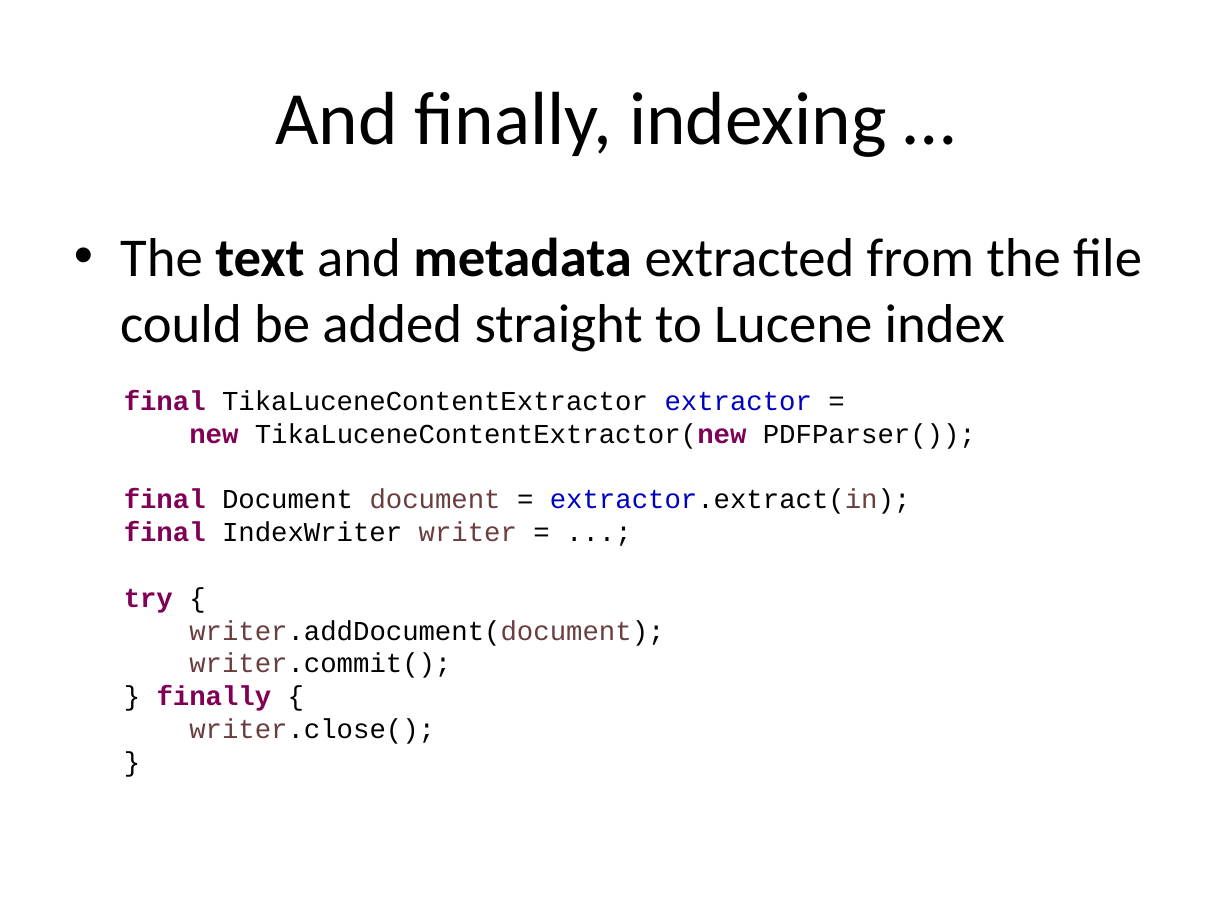
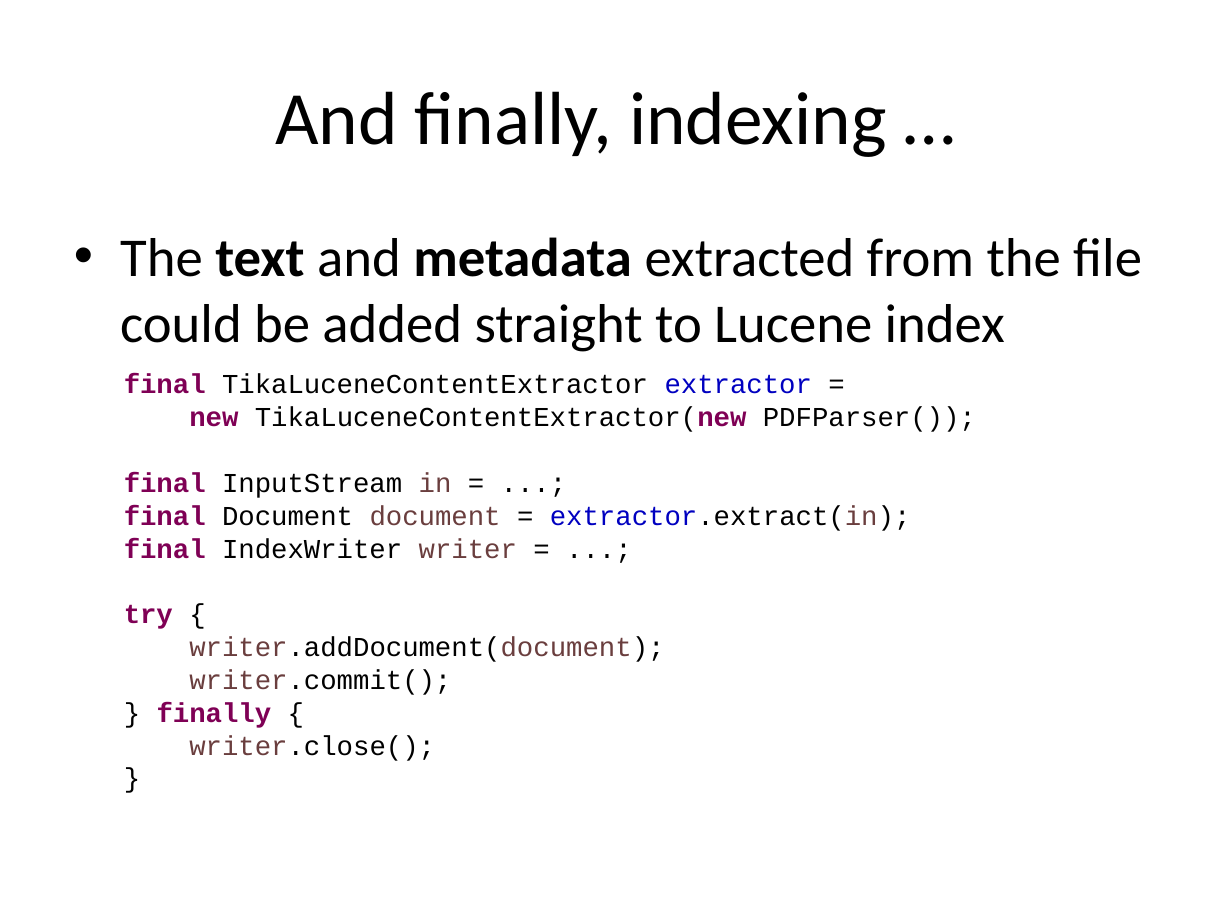
Before and after one commit to reta/ApacheConNA2015, a slide deck: slide 23 of slides/Apache CXF, Tika and Lucene.pptx. Drawn at 1232x924 pixels with LibreOffice and Linux fonts; fonts in the diff are those of the drawing. Boxes give left, top, right and bottom in pixels: in the first picture for what was removed or moved away, otherwise in the second. Text is boxed around its words. In the diff, an @@ line names an element or a change of style, - is before the commit and + after.

```diff
--- a/slides/Apache CXF, Tika and Lucene.pptx
+++ b/slides/Apache CXF, Tika and Lucene.pptx
@@ text "final TikaLuceneContentExtractor extractor =": place and size @@
-text "final TikaLuceneContentExtractor extractor =" at <box>124,390,976,744</box>
+text "final TikaLuceneContentExtractor extractor =" at <box>124,374,976,761</box>
@@ text at <box>124,473,452,498</box>: paragraph added @@
+final InputStream in = ...;
```
Also in this commit, not shown: 1 other slide changed, 2 other files.
